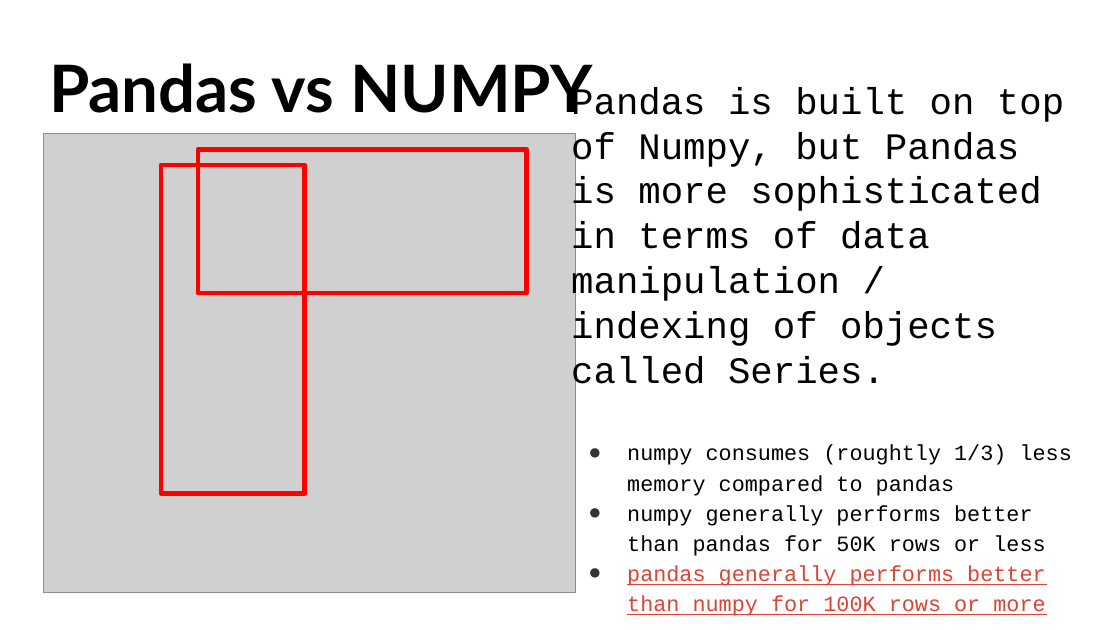
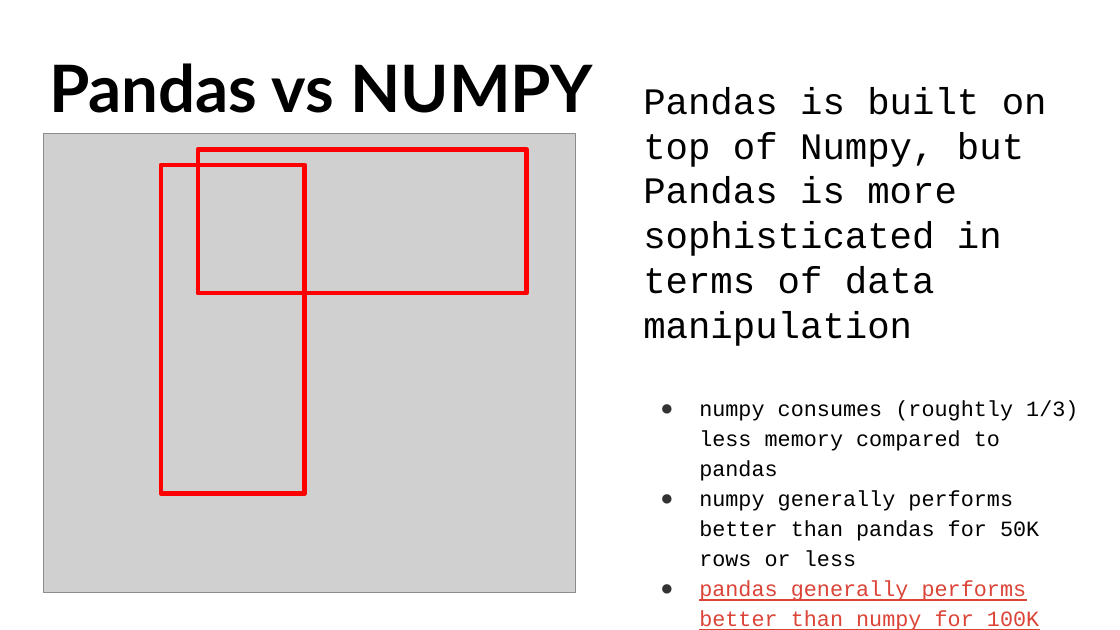
Before and after one commit to monipip3/wwcdc, a slide deck: slide 4 of pandas/WWCD_Pandas.pptx. Drawn at 1120x630 pixels with LibreOffice and Linux fonts; fonts in the diff are those of the drawing; grey boxes stand for pictures. Boxes give left, top, right and bottom in pixels: in the first picture for what was removed or moved away, otherwise in the second. Text is boxed around its words. In the diff, an @@ line names an element or a change of style, - is before the commit and + after.

```diff
--- a/pandas/WWCD_Pandas.pptx
+++ b/pandas/WWCD_Pandas.pptx
@@ text "Pandas is built on top ...": place and size @@
-text "Pandas is built on top ..." at (571,87,1072,616)
+text "Pandas is built on top ..." at (643,87,1078,630)
@@ text at (643,87,1047,346): text changed @@
-Pandas is built on top of Numpy, but Pandas is more sophisticated in terms of data manipulation / indexing of objects called Series.
+Pandas is built on top of Numpy, but Pandas is more sophisticated in terms of data manipulation
```
Also in this commit, not shown: 3 other slides changed.
